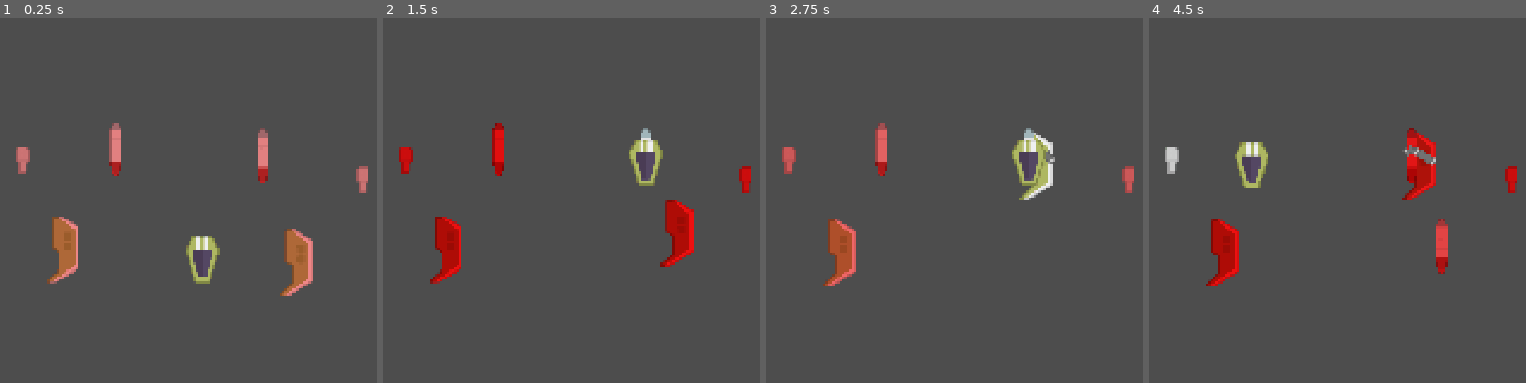
Above: before the commit, frames 1-4 (left to right).
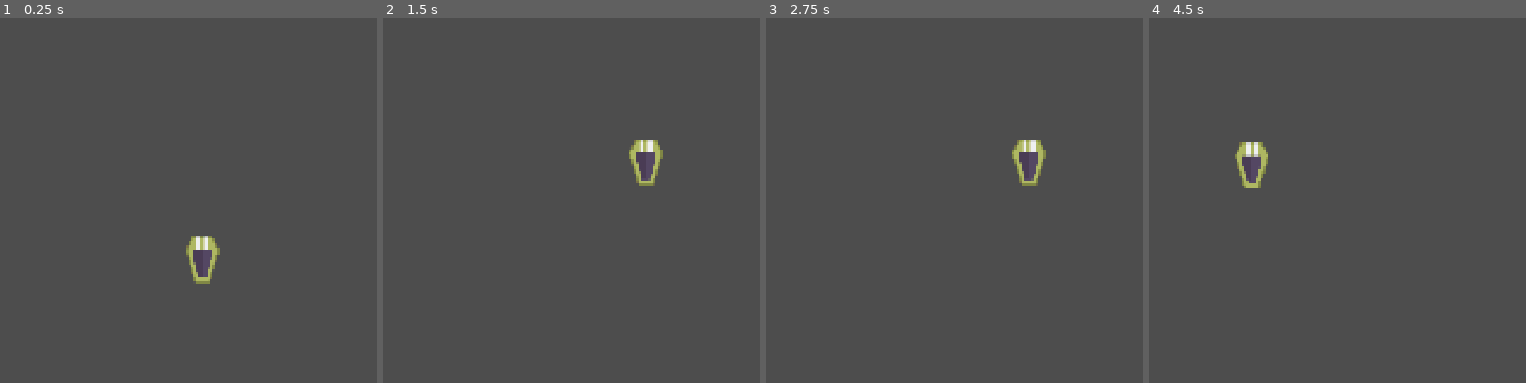
Above: after the commit, the same moments.

Repository: robertsforrest/modular_bullet_hell
Game: Godot game, scene res://Main.tscn
Two runs of this game, one before a commit and one after it. Both use one fixed random seed, a clock stepped at 60 frames per second and the inputs below.
Inputs (mouse positions are in pixels of both pictures, inside the frame that each line leads up to):
- Up to frame 1 (0.25 s): no input
- Up to frame 2 (1.5 s): drag from (586, 258) to (646, 156) at 0.52 s; drag from (680, 262) to (646, 164) at 1.27 s
- Up to frame 3 (2.75 s): move the mouse to (833, 247) at 2.02 s; hold D (move_right) from 2.03 s (still down); tap Space (flip_part) at 2.1 s; click (833, 247) at 2.17 s
- Up to frame 4 (4.5 s): release D (move_right) at 2.75 s; drag from (1412, 156) to (1171, 160) at 2.77 s; drag from (1265, 149) to (1435, 244) at 3.52 s; drag from (1171, 160) to (1412, 156) at 4.27 s

The runs differ from the first frame. In frame 1, 3.3% of the frame differs, in the area x 4-98%, y 28-77%; in frame 2, 3.0%; in frame 3, 2.5%; in frame 4, 3.1%.

Commit message:
Implemented transitions into/out of editor with culling for orphaned parts; testing multiple connection types/points satisfactorily with all existing component types

Diff:
--- a/Entities/Player/Components/Guns/MachineGun.tscn
+++ b/Entities/Player/Components/Guns/MachineGun.tscn
@@ -10,11 +10,12 @@
 radius = 8.0
 height = 48.0
 
-[node name="MachineGun" type="Area2D" unique_id=841117510 node_paths=PackedStringArray("cooldown_timer", "collision_shape", "sprite")]
+[node name="MachineGun" type="Area2D" unique_id=841117510 node_paths=PackedStringArray("cooldown_timer", "connection_points", "collision_shape", "sprite")]
 z_index = 1
 script = ExtResource("1_0fojp")
 bullet_tscn = ExtResource("2_tvpx7")
 cooldown_timer = NodePath("CooldownTimer")
+connection_points = [NodePath("ComponentSlot")]
 component_size = 2
 collision_shape = NodePath("CollisionShape2D")
 sprite = NodePath("ComponentSprite")
--- a/Entities/Player/Components/PlayerCore.tscn
+++ b/Entities/Player/Components/PlayerCore.tscn
@@ -12,7 +12,7 @@
 [node name="PlayerCore" type="Area2D" unique_id=605424737 node_paths=PackedStringArray("connection_points", "collision_shape", "sprite") groups=["ship_cores"]]
 z_index = 1
 script = ExtResource("1_lphqv")
-connection_points = [NodePath("ComponentSlot"), NodePath("ComponentSlot2")]
+connection_points = [NodePath("ComponentSlot"), NodePath("ComponentSlot2"), NodePath("ComponentSlot3"), NodePath("ComponentSlot4")]
 component_size = 3
 collision_shape = NodePath("CollisionShape2D")
 sprite = NodePath("ComponentSprite")
@@ -32,3 +32,11 @@
 [node name="ComponentSlot2" parent="." unique_id=1565893664 instance=ExtResource("3_5878l")]
 position = Vector2(20, -4)
 max_size = 3
+
+[node name="ComponentSlot3" parent="." unique_id=1375435875 instance=ExtResource("3_5878l")]
+position = Vector2(-12, 24)
+max_size = 3
+
+[node name="ComponentSlot4" parent="." unique_id=1512846485 instance=ExtResource("3_5878l")]
+position = Vector2(12, 24)
+max_size = 3
--- a/Entities/Player/Components/Thrusters/Thruster.tscn
+++ b/Entities/Player/Components/Thrusters/Thruster.tscn
@@ -28,6 +28,7 @@
 [node name="ComponentSlot" parent="." unique_id=1604551304 instance=ExtResource("3_u0p2q")]
 max_size = 3
 max_distance = 25.0
+max_connections = 2
 
 [node name="ComponentSlot2" parent="." unique_id=889175589 instance=ExtResource("3_u0p2q")]
 position = Vector2(16, 0)
--- a/Entities/Player/Components/Wings/Wing.tscn
+++ b/Entities/Player/Components/Wings/Wing.tscn
@@ -27,9 +27,16 @@
 [node name="ComponentSlot" parent="." unique_id=1604551304 instance=ExtResource("3_3t30h")]
 position = Vector2(-4, -16)
 max_size = 3
-max_distance = 40.0
+max_distance = 60.0
+max_connections = 2
 
 [node name="ComponentSlot2" parent="." unique_id=632800591 instance=ExtResource("3_3t30h")]
-position = Vector2(28, 0)
+position = Vector2(28, -12)
 max_size = 3
 max_distance = 30.0
+max_connections = 2
+
+[node name="ComponentSlot3" parent="." unique_id=1004697927 instance=ExtResource("3_3t30h")]
+position = Vector2(28, 16)
+max_size = 1
+max_distance = 20.0
--- a/Entities/Player/Components/component_slot.gd
+++ b/Entities/Player/Components/component_slot.gd
@@ -16,9 +16,11 @@
 	# Generate necessary Line2Ds for connection points
 	connection_lines.append(conn_line)
 	if (max_connections > 1):
-		for i in range(max_connections-1):
+		for i in range(max_connections):
 			#print("Looping: " + str(i))
-			connection_lines.append(conn_line.duplicate())
+			var new_line = conn_line.duplicate()
+			add_child(new_line)
+			connection_lines.append(new_line)
 	#print("Connection line graphics: " + str(connection_lines))
 
 # Get the SHIP (NOT the ShipComponent) this slot belongs to
@@ -30,8 +32,8 @@
 # Code for seeking compatible slots
 # Hope you're hungry for a piping hot spaghetti, dear Christ
 func seek_connections() -> void:
+	connected_points.fill(null) # TODO: this seems like a huge waste of compute? but it do work lmao
 	for i in range(max_connections):
-		connected_points.fill(null) # TODO: this seems like a huge waste of compute? but it do work lmao
 		var closest_slot = null
 		for slot in get_tree().get_nodes_in_group("component_slots"):
 			# Check that the slot belongs to the same SHIP, but NOT the same ShipComponent,
@@ -50,6 +52,7 @@
 		# With closest slot grabbed, set index in the array
 		# If no slot was found, value will be overridden with the NULL from initialization in the loop
 		#print("Adding closest slot: " + str(closest_slot) + " at index " + str(i))
+		#print(connected_points)
 		connected_points[i] = closest_slot
 		#print(connected_points)
 
@@ -62,6 +65,7 @@
 			# If no connection is present in this slot, clear out the line graphics
 			connection_lines[i].clear_points()
 		else:
+			#print("Drawing line " + str(i) + " from " + str(connected_points[i]) + " using " + str(connection_lines[i]))
 			# Draw a line to the connected point at this index
 			# Base target - diff between target position and self position
 			var targ_pos: Vector2 = connected_points[i].global_position-self.global_position
--- a/Entities/Player/Components/ship_component.gd
+++ b/Entities/Player/Components/ship_component.gd
@@ -61,6 +61,10 @@
 # Takes an array of components to exclude from the recursive search as an argument; this defaults to
 # nothing for the initial call but gets expanded as we recurse down the nodes to avoid circular
 # recursion logic where a part is connected to another part by more than one anchor node
+# TODO: This does have a miss case - if a component is GRABBED BY (not ATTACHED TO) another component
+# that IS connected to the core, but this part cannot reciprocate the connection (due to a shorter max_distance)
+# it will be considered orphaned! This is going to be enough of a pain in the dick I'm willing to put it down
+# for the time being for further prototyping of the actual gameplay before I get further into the weeds on this shit
 func is_connected_to_core(exclude: Array[ShipComponent] = []) -> bool:
 	if (is_in_group("ship_cores")):
 		return true
--- a/Entities/Player/Player.tscn
+++ b/Entities/Player/Player.tscn
@@ -2,31 +2,9 @@
 
 [ext_resource type="PackedScene" uid="uid://7dq1lynqq3u" path="res://Entities/Player/Components/PlayerCore.tscn" id="1_e5kic"]
 [ext_resource type="Script" uid="uid://bek6h2rqk2yxn" path="res://Entities/Player/player.gd" id="1_ww0jn"]
-[ext_resource type="PackedScene" uid="uid://dym57mo5kfg5g" path="res://Entities/Player/Components/Wings/Wing.tscn" id="3_vweq0"]
-[ext_resource type="PackedScene" uid="uid://lumark28yxtc" path="res://Entities/Player/Components/Thrusters/Thruster.tscn" id="4_1des2"]
-[ext_resource type="PackedScene" uid="uid://dy8deqmtlgppq" path="res://Entities/Player/Components/Guns/LaserGun.tscn" id="5_an6q6"]
 
-[node name="Player" type="Node2D" unique_id=2004784632 node_paths=PackedStringArray("ship_core", "components")]
+[node name="Player" type="Node2D" unique_id=2004784632 node_paths=PackedStringArray("ship_core")]
 script = ExtResource("1_ww0jn")
 ship_core = NodePath("PlayerCore")
-components = [NodePath("Wing"), NodePath("Wing2"), NodePath("Thruster"), NodePath("Thruster2"), NodePath("LaserGun"), NodePath("LaserGun2")]
 
 [node name="PlayerCore" parent="." unique_id=1889912984 instance=ExtResource("1_e5kic")]
-
-[node name="Wing" parent="." unique_id=79534973 instance=ExtResource("3_vweq0")]
-position = Vector2(104, 8)
-
-[node name="Wing2" parent="." unique_id=905684217 instance=ExtResource("3_vweq0")]
-position = Vector2(-176, -8)
-
-[node name="Thruster" parent="." unique_id=525355255 instance=ExtResource("4_1des2")]
-position = Vector2(64, -120)
-
-[node name="Thruster2" parent="." unique_id=2047471573 instance=ExtResource("4_1des2")]
-position = Vector2(-112, -128)
-
-[node name="LaserGun" parent="." unique_id=202339197 instance=ExtResource("5_an6q6")]
-position = Vector2(-216, -112)
-
-[node name="LaserGun2" parent="." unique_id=2091836540 instance=ExtResource("5_an6q6")]
-position = Vector2(192, -88)
--- a/Entities/Player/player.gd
+++ b/Entities/Player/player.gd
@@ -64,6 +64,11 @@
 	position += velocity * delta
 
 # Add a new component to the player
-func add_ship_component(new_component) -> void:
+func add_ship_component(new_component: ShipComponent) -> void:
 	add_child(new_component)
 	components.append(new_component)
+
+# Remove a component from the player
+func remove_ship_component(to_remove: ShipComponent) -> void:
+	components.erase(to_remove)
+	to_remove.queue_free()
--- a/Main.tscn
+++ b/Main.tscn
@@ -3,7 +3,7 @@
 [ext_resource type="PackedScene" uid="uid://cton2g7db78di" path="res://Entities/Player/Player.tscn" id="1_glv2v"]
 [ext_resource type="Script" uid="uid://dr76c8jcliu7t" path="res://main.gd" id="1_uu6xs"]
 [ext_resource type="Script" uid="uid://dycix7gb5055g" path="res://Entities/Enemies/enemy_factory.gd" id="3_r0du0"]
-[ext_resource type="Script" uid="uid://dx3ffvivoomx2" path="res://player_edit.gd" id="4_cm0pq"]
+[ext_resource type="PackedScene" uid="uid://vf6v0ceiwps5" path="res://PlayerEdit.tscn" id="4_cm0pq"]
 
 [node name="Main" type="Node2D" unique_id=1605391203 node_paths=PackedStringArray("player", "camera", "enemy_factory", "player_edit")]
 script = ExtResource("1_uu6xs")
@@ -15,12 +15,11 @@
 [node name="Player" parent="." unique_id=2004784632 instance=ExtResource("1_glv2v")]
 position = Vector2(-52, 12)
 
-[node name="PlayerEdit" type="Node2D" parent="." unique_id=2087807536 node_paths=PackedStringArray("player")]
-script = ExtResource("4_cm0pq")
-player = NodePath("../Player")
-
 [node name="Camera2D" type="Camera2D" parent="." unique_id=1373726602]
 zoom = Vector2(2, 2)
 
 [node name="Node" type="Node" parent="." unique_id=2127648709]
 script = ExtResource("3_r0du0")
+
+[node name="PlayerEdit" parent="." unique_id=1611346966 node_paths=PackedStringArray("player") instance=ExtResource("4_cm0pq")]
+player = NodePath("../Player")
--- /dev/null
+++ b/PlayerEdit.tscn
@@ -0,0 +1,6 @@
+[gd_scene format=3 uid="uid://vf6v0ceiwps5"]
+
+[ext_resource type="Script" uid="uid://dx3ffvivoomx2" path="res://player_edit.gd" id="1_bj7o3"]
+
+[node name="PlayerEdit" type="Node2D" unique_id=1611346966]
+script = ExtResource("1_bj7o3")
--- a/main.gd
+++ b/main.gd
@@ -5,11 +5,20 @@
 @export var enemy_factory: Node
 @export var player_edit: Node2D
 
+const player_edit_tscn = preload("res://PlayerEdit.tscn")
+
 func _ready() -> void:
 	player_edit.player = player # Pass player to editor logic
 
 func _process(delta: float) -> void:
 	# Real inputs
+	if (Input.is_action_just_pressed("toggle_edit")):
+		if (player_edit == null):
+			player_edit = player_edit_tscn.instantiate()
+			player_edit.player = player # Pass reference to player for editing
+			add_child(player_edit)
+		else:
+			player_edit.end_editing()
 	# Debug inputs
 	if (Input.is_action_just_pressed("debug_2")):
 		var new_enemy = enemy_factory.generate_enemy()
--- a/player_edit.gd
+++ b/player_edit.gd
@@ -16,6 +16,20 @@
 	player.ship_core.part_selected.connect(_on_part_selected)
 	for component in player.components:
 		component.part_selected.connect(_on_part_selected)
+
+# Called from main to end the player editing and return to gameplay
+func end_editing() -> void:
+	# TODO: add a check here to give an alert for orphaned components in the player
+	# For now though they just get yoinked
+	var remove_components: Array[ShipComponent] = []
+	for component in player.components:
+		if (!component.is_connected_to_core()):
+			remove_components.append(component)
+	for component in remove_components:
+		player.remove_ship_component(component)
+	# Return control to the player and leave the scene tree
+	player.is_paused = false
+	queue_free()
 
 # Game loop
 func _process(delta) -> void:
--- a/project.godot
+++ b/project.godot
@@ -100,6 +100,11 @@
 "events": [Object(InputEventKey,"resource_local_to_scene":false,"resource_name":"","device":-1,"window_id":0,"alt_press …(192 unchanged characters)…
 ]
 }
+toggle_edit={
+"deadzone": 0.2,
+"events": [Object(InputEventKey,"resource_local_to_scene":false,"resource_name":"","device":-1,"window_id":0,"alt_pressed":false,"shift_pressed":false,"ctrl_pressed":false,"meta_pressed":false,"pressed":false,"keycode":0,"physical_keycode":4194305,"key_label":0,"unicode":0,"location":0,"echo":false,"script":null)
+]
+}
 
 [physics]
 
